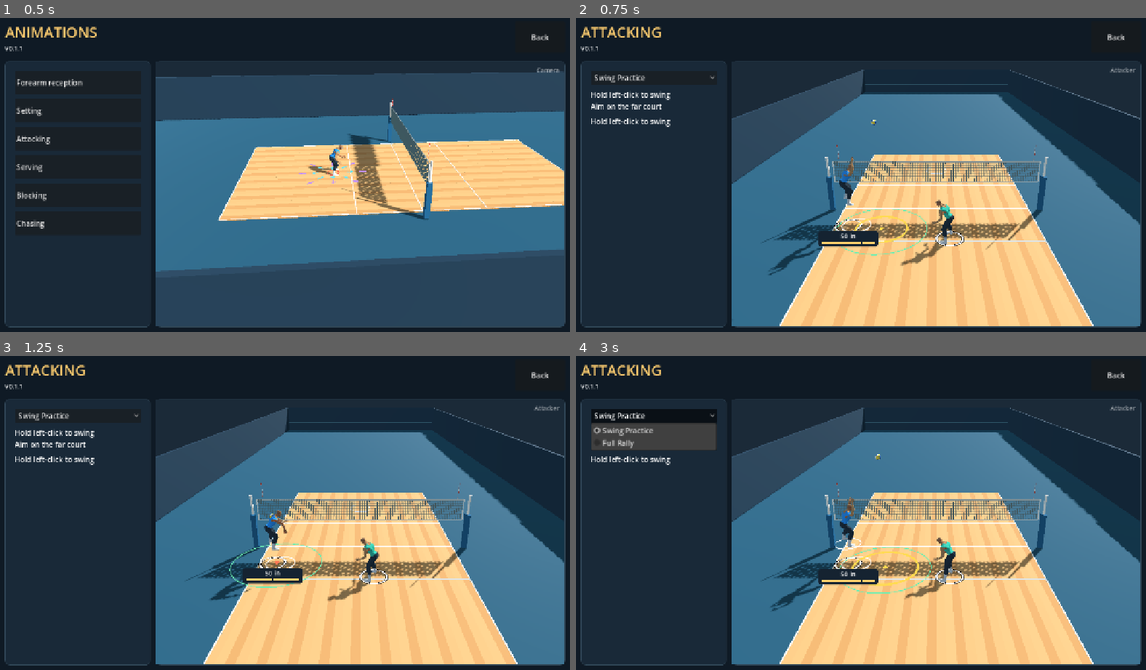
Above: before the commit, frames 1-4 (two rows, left to right).
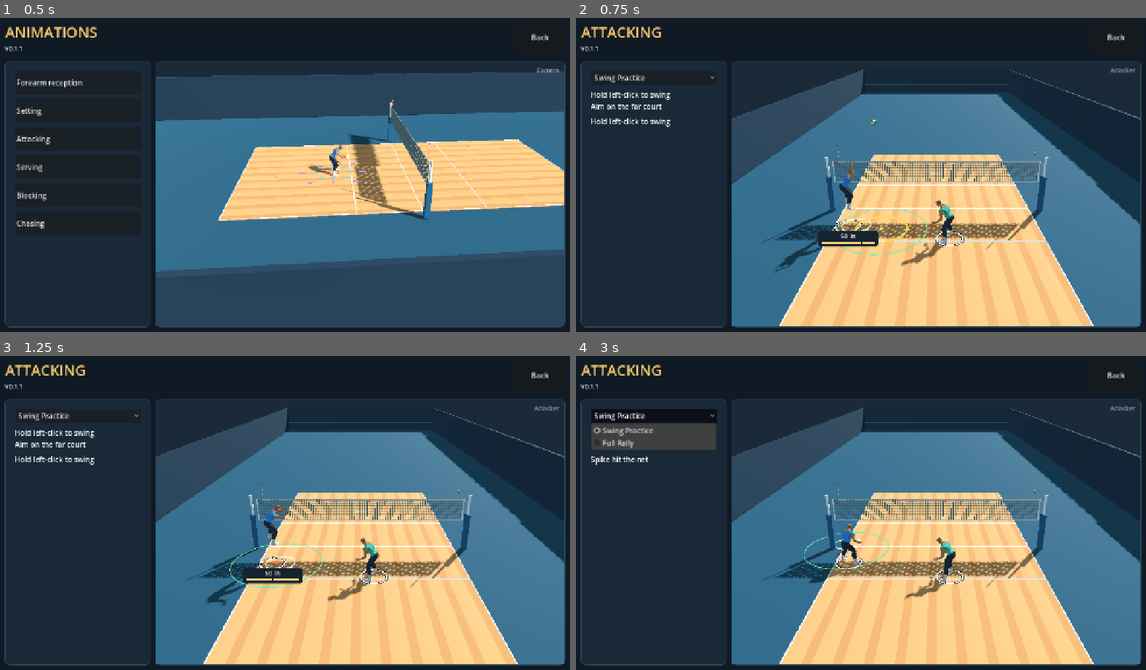
Above: after the commit, the same moments.

Repository: foreandr/volleyball
Game: Godot game, scene res://scenes/story_animations.tscn
Two runs of this game, one before a commit and one after it. Both use one fixed random seed, a clock stepped at 60 frames per second and the inputs below. This scene is started directly instead of the project's main scene.
Inputs (mouse positions are in pixels of both pictures, inside the frame that each line leads up to):
- Up to frame 1 (0.5 s): no input
- Up to frame 2 (0.75 s): click "Attacking" at 0.5 s
- Up to frame 3 (1.25 s): no input
- Up to frame 4 (3 s): tap Enter at 1.25, 2 s; move the mouse to (986, 497) at 1.27 s; hold Right 1.28-2 s; tap Z at 1.35 s; click (986, 497) at 1.42 s; tap Space at 1.52 s; drag from (747, 528) to (832, 578) at 2.02 s; click "Swing Practice" at 2.75 s

Frame 1 is identical in both runs. In frame 2, 0.3% of the frame differs, in the area x 33-51%, y 44-82%; in frame 3, 0.5%; in frame 4, 1.6%, in the area x 2-63%, y 31-82%.

Commit message:
Require swept right-hand contact for spike velocity

Diff:
--- a/scripts/attack_drill.gd
+++ b/scripts/attack_drill.gd
@@ -13,7 +13,8 @@
 enum Stage { SERVE, PASS, SET, HIT, MISS }
 const SWING_CHARGE_TIME := 0.65
 const SWING_REACH := 1.55
-const SWING_CONTACT_HEIGHT := 2.45
+const SWING_CONTACT_HEIGHT := 2.22
+const PALM_RADIUS := 0.065
 const SWING_FOLLOW_TIME := 0.30
 var stage := Stage.SERVE
 var swing_practice := true
@@ -31,6 +32,11 @@
 var flight_end := 0.0
 var swing_started := -INF
 var swing_released := -INF
+var swing_drive_started := -INF
+var swing_drive_duration := 0.15
+var previous_palm := Vector3.INF
+var swing_hand_speed := 0.0
+var swing_impact_speed := 0.0
 var swing_aim := Vector3(0.0,Flight.FLOOR,9.5)
 var swing_contact: Vector3
 var swing_power := 0.0
@@ -72,6 +78,8 @@
 	region.hide()
 	swing_started = -INF
 	swing_released = -INF
+	swing_drive_started = -INF
+	previous_palm = Vector3.INF
 	swing_net_hit.clear()
 	if swing_target == null:
 		swing_target = region.duplicate()
@@ -94,7 +102,7 @@
 	bump.hide()
 	setter.position = PIN+Vector3(0.35,RECEIVE_START.y-PIN.y,-0.48)
 	jump.begin(setter,Vector2(0.0,0.65))
-	for frame in range(23): jump.step(setter,1.0/60.0,Vector2.ZERO)
+	for frame in range(18): jump.step(setter,1.0/60.0,Vector2.ZERO)
 	jump.release()
 	receiver.rotation.y = atan2(PIN.x-CPU_HOME.x,PIN.z-CPU_HOME.z)
 	var source := receiver.to_global(Vector3(0.0,HandPose.CONTACT_HEIGHT,HandPose.CONTACT_FORWARD))
@@ -165,6 +173,8 @@
 	if is_finite(swing_started) and not is_finite(swing_released): return
 	swing_started = clock
 	swing_released = -INF
+	swing_drive_started = -INF
+	previous_palm = Vector3.INF
 	status.text = "Charging swing"
 	trace.write("swing_start",clock,{"player":setter.position,"aim":swing_aim},true)
 
@@ -209,7 +219,7 @@
 		Stage.SET:
 			if not swing_practice:
 				cpu_set.update_hand_push(cpu_set.release_time+time,cpu_set.release_time+time-cpu_set.touch_time)
-			play_pin_ball(time)
+			play_pin_ball(time,previous,delta)
 		Stage.HIT: play_spike(time)
 		Stage.MISS:
 			if time >= (0.26 if swing_practice else 0.85): reset_feed()
@@ -309,28 +319,68 @@
 		cpu_set.destination = Vector2(target.x,target.z)
 		cpu_set.begin_hand_contact(cpu_contact_point,time)
 
-func play_pin_ball(time: float) -> void:
+func play_pin_ball(time: float, previous: float, delta: float) -> void:
 	ball.position = flight_point(pass_origin,pass_motion,minf(time,flight_end))
 	timing_cue.update_timing(time,pin_arrival,BumpSetting.GREEN_START,BumpSetting.GREEN_END)
 	if is_finite(swing_started) and jump.active:
 		var charge := swing_charge()
 		status.text = "Swing power  |  %d%%" % roundi(charge*100.0)
-		var toward_ball := ball.position-setter.global_position
 		var airborne := setter.position.y > jump.start.y+0.08
-		var in_reach := toward_ball.slide(Vector3.UP).length() <= SWING_REACH and toward_ball.y >= 1.35 and toward_ball.y <= SWING_CONTACT_HEIGHT
-		if airborne and in_reach and time >= pin_arrival-0.24:
-			hit_spike(charge)
-			return
+		var duration := lerpf(0.24,0.09,charge)
+		var predicted := flight_point(pass_origin,pass_motion,minf(time+duration,flight_end))
+		var toward_ball := predicted-setter.global_position
+		if not is_finite(swing_drive_started) and airborne and time >= pin_arrival-0.42:
+			if toward_ball.slide(Vector3.UP).length() <= SWING_REACH and toward_ball.y <= SWING_CONTACT_HEIGHT:
+				swing_drive_started = clock
+				swing_drive_duration = duration
+				swing_hand_speed = 0.0
 		var load := smoothstep(0.0,0.20,clock-swing_started)
-		pose_bow_draw(load)
+		var drive := clock-swing_drive_started if is_finite(swing_drive_started) else -INF
+		if drive < 0.0:
+			pose_bow_draw(load)
+		else:
+			var extension := smoothstep(0.0,swing_drive_duration,drive)
+			var follow := smoothstep(swing_drive_duration+0.035,swing_drive_duration+0.16,drive)
+			pose_bow_draw(load,ball.position,extension,follow)
+		var palm := right_palm()
+		if airborne and drive > 0.0 and drive <= swing_drive_duration+0.12 and previous_palm.is_finite():
+			swing_impact_speed = palm.distance_to(previous_palm)/maxf(delta,0.001)
+			swing_hand_speed = maxf(swing_hand_speed,swing_impact_speed)
+			var previous_ball := flight_point(pass_origin,pass_motion,previous)
+			var fraction := hand_contact_fraction(previous_ball-previous_palm,ball.position-palm)
+			if fraction >= 0.0:
+				hit_spike(charge,previous_ball.lerp(ball.position,fraction))
+				return
+		previous_palm = palm
 	if time >= flight_end: miss("Spike missed")
 
-func hit_spike(charge: float) -> void:
-	swing_contact = ball.position
+func right_palm() -> Vector3:
+	var rig: Skeleton3D = setter.skeleton
+	var wrist := rig.get_bone_global_pose(rig.find_bone("hand_r")).origin
+	var knuckle := rig.get_bone_global_pose(rig.find_bone("middle_01_r")).origin
+	return rig.to_global(wrist.lerp(knuckle,0.75))
+
+func hand_contact_fraction(before: Vector3, after: Vector3) -> float:
+	var radius := BallPreview.RADIUS+PALM_RADIUS
+	var gap := before.length_squared()-radius*radius
+	if gap <= 0.0: return 0.0
+	var relative := after-before
+	var length_squared := relative.length_squared()
+	if length_squared <= 0.000001: return -1.0
+	var projection := before.dot(relative)
+	var discriminant := projection*projection-length_squared*gap
+	if discriminant < 0.0: return -1.0
+	var entry := (-projection-sqrt(discriminant))/length_squared
+	return entry if entry >= 0.0 and entry <= 1.0 else -1.0
+
+func hit_spike(charge: float, point: Vector3) -> void:
+	swing_contact = point
+	ball.position = point
 	swing_power = charge
 	pass_origin = swing_contact
 	var target := swing_aim-pass_origin
-	var duration := maxf(0.24,target.slide(Vector3.UP).length()/lerpf(11.0,29.0,charge))
+	var speed := clampf(swing_hand_speed*2.2,1.0,32.0)
+	var duration := target.slide(Vector3.UP).length()/speed
 	pass_motion = target/duration+Vector3.UP*Flight.GRAVITY*duration*0.5
 	flight_end = duration
 	swing_net_hit = Net.first_hit(func(t): return flight_point(pass_origin,pass_motion,t),0.0,duration)
@@ -339,8 +389,7 @@
 	region.hide()
 	timing_cue.hide()
 	status.text = "Spike  |  %d%% power" % roundi(charge*100.0)
-	pose_bow_draw(1.0)
-	trace.write("spike",clock,{"point":swing_contact,"aim":swing_aim,"velocity":pass_motion,"power":charge,"net":not swing_net_hit.is_empty()},true)
+	trace.write("spike",clock,{"point":swing_contact,"aim":swing_aim,"velocity":pass_motion,"power":charge,"palm_speed":swing_impact_speed,"peak_palm_speed":swing_hand_speed,"net":not swing_net_hit.is_empty()},true)
 
 func play_spike(time: float) -> void:
 	var end := flight_end if swing_net_hit.is_empty() else float(swing_net_hit.end_time)
@@ -350,21 +399,25 @@
 	else:
 		ball.position = flight_point(pass_origin,pass_motion,minf(time,end))
 	if time < SWING_FOLLOW_TIME:
-		pose_bow_draw(1.0-smoothstep(0.11,SWING_FOLLOW_TIME,time))
+		pose_bow_draw(1.0-smoothstep(0.11,SWING_FOLLOW_TIME,time),swing_contact,1.0,smoothstep(0.0,0.16,time))
 	if time >= end+(0.22 if swing_practice else 0.48) and not jump.active: reset_feed()
 
-func pose_bow_draw(weight: float) -> void:
+func pose_bow_draw(weight: float, contact := Vector3.ZERO, extension := 0.0, follow := 0.0) -> void:
 	var rig: Skeleton3D = setter.skeleton
 	var author: RefCounted = setter.get_pose_author()
 	var pose: Array[Transform3D] = []
 	for bone in rig.get_bone_count(): pose.append(rig.get_bone_pose(bone))
-	author.rotate_world(pose,"spine_03",Vector3.UP,-0.32*weight)
+	author.rotate_world(pose,"spine_03",Vector3.UP,lerpf(-0.32,0.25,extension)*weight)
 	var right_shoulder: Vector3 = author.point(pose,"upperarm_r")
 	var draw_hand := right_shoulder+Vector3(0.04,0.34,-0.15)
+	var ball_target := rig.to_local(contact)
+	var wrist_target := ball_target-(ball_target-right_shoulder).normalized()*0.06
+	var through := right_shoulder+Vector3(0.28,-0.28,0.43)
+	var target := draw_hand.lerp(wrist_target,extension).lerp(through,follow)
 	author.limb(pose,"upperarm_r","lowerarm_r","hand_r",
-		draw_hand,Vector3(-0.85,0.52,-0.74),weight,108.0)
+		target,Vector3(-0.85,0.52,-0.74),weight,lerpf(108.0,175.0,extension))
 	var left_shoulder: Vector3 = author.point(pose,"upperarm_l")
-	var guide_hand := left_shoulder+Vector3(0.06,0.43,0.64)
+	var guide_hand := left_shoulder+Vector3(0.06,lerpf(0.43,-0.18,extension),lerpf(0.64,0.30,extension))
 	author.limb(pose,"upperarm_l","lowerarm_l","hand_l",
 		guide_hand,Vector3(0.26,-0.55,0.15),weight,174.0)
 	for bone in rig.get_bone_count():
